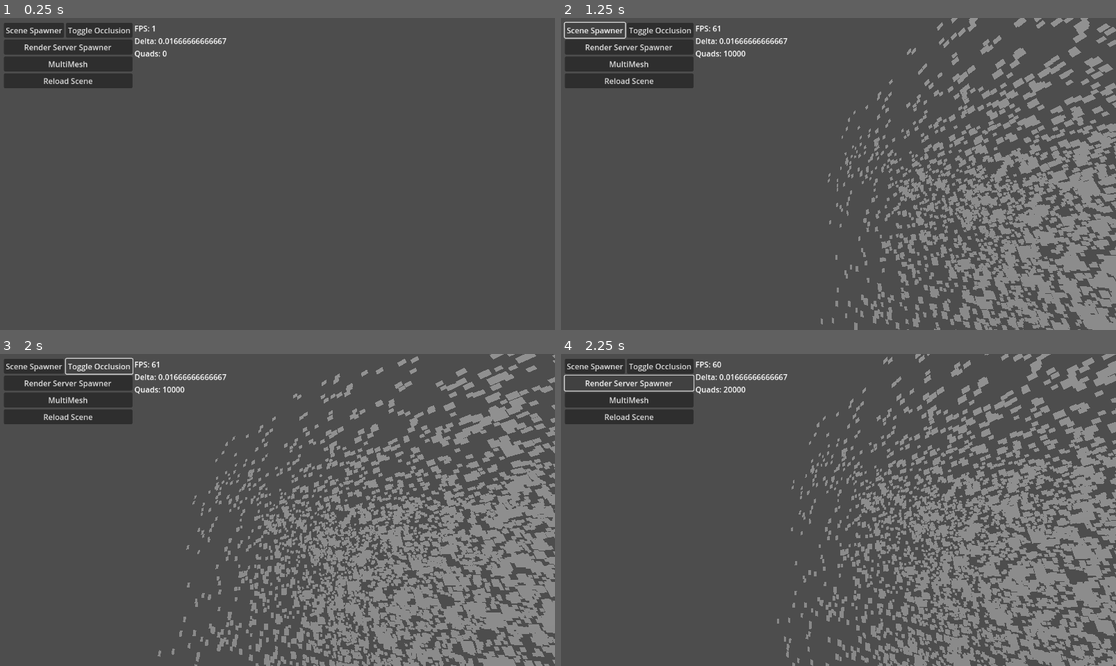
Above: before the commit, frames 1-4 (two rows, left to right).
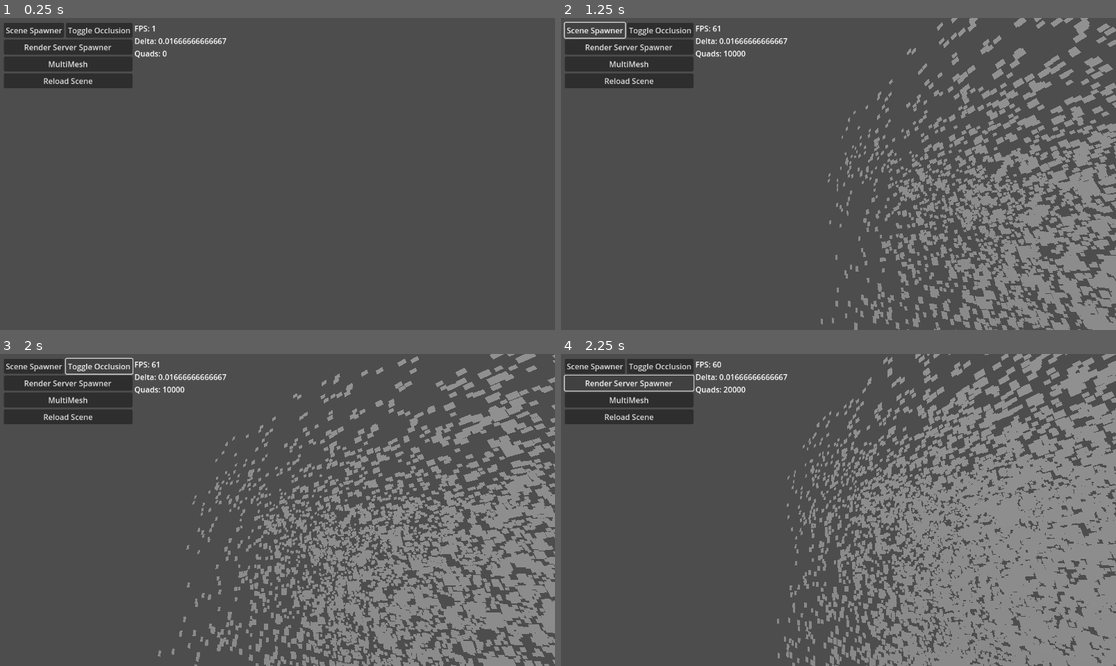
Above: after the commit, the same moments.

Repository: WickerBaskett/CS686-Benchmark
Game: Godot game, scene res://scenes/spawner.tscn
The game is run twice, just before and just after one commit, with the same random seed, the same clock (stepped at 60 frames per second) and the same inputs.
Inputs:
- Up to frame 1 (0.25 s): no input
- Up to frame 2 (1.25 s): click "Scene Spawner" at 0.5 s
- Up to frame 3 (2 s): click "Toggle Occlusion" at 1.25 s
- Up to frame 4 (2.25 s): click "Render Server Spawner" at 2 s

Frames 1-3 are identical in both runs. In frame 4, 11% of the frame differs, in the area x 39-100%, y 0-100%.

Commit message:
Got render server demo working again

Diff:
--- a/scripts/controller.gd
+++ b/scripts/controller.gd
@@ -3,7 +3,7 @@
 const MULTI_MESH := preload("res://scenes/multi_mesh.tscn")
 var mult_mesh: Node
 var mult_is_child : bool = false
-var debug_mode : bool = false
+var debug_mode: int = 0
 var paused : bool = false
 
 func _ready() -> void:
@@ -13,12 +13,15 @@
 
 func _input(event: InputEvent) -> void:
 	if event.is_action_pressed("debug_toggle"):
-		if debug_mode:
+		if (debug_mode == 0):
 			get_viewport().set_debug_draw(Viewport.DEBUG_DRAW_DISABLED)
-			debug_mode = false
+			debug_mode += 1
+		elif (debug_mode == 1):
+			get_viewport().set_debug_draw(Viewport.DEBUG_DRAW_OVERDRAW)
+			debug_mode += 1
 		else:
-			get_viewport().set_debug_draw(Viewport.DEBUG_DRAW_OVERDRAW)
-			debug_mode = true
+			get_viewport().set_debug_draw(Viewport.DEBUG_DRAW_OCCLUDERS)
+			debug_mode = 0
 	elif event.is_action_pressed("menu_toggle"):
 		if !paused:
 			Input.mouse_mode = Input.MOUSE_MODE_VISIBLE
--- a/scripts/render_server_demo.gd
+++ b/scripts/render_server_demo.gd
@@ -1,6 +1,6 @@
 extends Node3D
 
-@export var oc_scale: float = 2.5
+@export var oc_scale: float = 20.0
 
 @onready var quad = QuadMesh.new()
 var mesh_array: Array
@@ -19,68 +19,20 @@
 			# Get a random position for the current mesh
 			var pos = Vector3(randf_range(-50, 50), randf_range(-50, 50), randf_range(-50, 50))
 
-			# Create an array of the vertexes of a square mesh at
-			# the location randomized position, this is passed as a one
-			# dimensional array
-			var vert_array: Array
-			# Top Left       | Index 0
-			vert_array.push_back(int(pos.x + 1))
-			vert_array.push_back(int(pos.y + 1.0))
-			vert_array.push_back(int(pos.z))
-			# Bottom Left    | Index 1
-			vert_array.push_back(int(pos.x + 1.0))
-			vert_array.push_back(int(pos.y - 1.0))
-			vert_array.push_back(int(pos.z))
-			# Bottom Right   | Index 2
-			vert_array.push_back(int(pos.x - 1.0))
-			vert_array.push_back(int(pos.y - 1.0))
-			vert_array.push_back(int(pos.z))
-			# Top Right      | Index 3
-			vert_array.push_back(float(pos.x - 1))
-			vert_array.push_back(float(pos.y + 1))
-			vert_array.push_back(float(pos.z))
-
-			# Set up the vertex and index buffer
-			var vertices := PackedVector3Array(vert_array)
-			var indices := PackedInt32Array([0,1,2,0,2,3])
-
 			#################################################
 			# Create a mesh and add it to the Render Server #
 			#################################################
 
 			# Create a render server instance
 			var mesh_instance := RenderingServer.instance_create()
-
-			# Store instance RID to free later
 			instance_array.push_back(mesh_instance)
 
 			# Get the scenario this node is in
 			var scenario := get_world_3d().scenario
 			RenderingServer.instance_set_scenario(mesh_instance, scenario)
 
-			# Set the vertex format flag, feels like there should be a better
-			# way to find the right format bytes than digging through the source code
-			# 0x1 << 0x0 represents a Vertex Buffer
-			var format = 0x1 << 0x0
-
-			var mesh_surface: Dictionary = {}
-			# We are drawing our shape using triangles
-			mesh_surface.get_or_add("primitive", RenderingServer.PRIMITIVE_TRIANGLES)
-			#
-			mesh_surface.get_or_add("format", format)
-			# The vertex and index buffers to be drawn
-			mesh_surface.get_or_add("vertex_data", vertices)
-			mesh_surface.get_or_add("vertex_count", vertices.size())
-			mesh_surface.get_or_add("index_data", indices)
-			mesh_surface.get_or_add("index_count", indices.size())
-			# The axis aligned bounding box for our mesh
-			mesh_surface.get_or_add("aabb", AABB(pos, Vector3(2, 2, 0.5)))
-
 			# Add mesh to the viewport scenario
-			var mesh = RenderingServer.mesh_create()
-			RenderingServer.mesh_add_surface(mesh, mesh_surface)
-			mesh_array.push_back(mesh)
-
+			mesh_array.push_back(quad)
 			RenderingServer.instance_set_base(mesh_instance, mesh_array.back())
 
 			# Adjust the transform of the mesh
@@ -90,6 +42,21 @@
 			###################################
 			# Create an Occluder for the mesh #
 			###################################
+
+			# Create an array of the vertexes of a square mesh at pos
+			var vert_array: Array
+			# Top Right       | Index 0
+			vert_array.push_back(Vector3((pos.x + oc_scale), (pos.y + oc_scale), pos.z))
+			# Bottom Right    | Index 1
+			vert_array.push_back(Vector3((pos.x + oc_scale), (pos.y - oc_scale), pos.z))
+			# Bottom Left     | Index 2
+			vert_array.push_back(Vector3((pos.x - oc_scale), (pos.y - oc_scale), pos.z))
+			# Top Left        | Index 3
+			vert_array.push_back(Vector3((pos.x - oc_scale), (pos.y + oc_scale), pos.z))
+
+			# Set up the vertex and index buffer
+			var vertices := PackedVector3Array(vert_array)
+			var indices := PackedInt32Array([0,1,2,0,2,3])
 
 			# Create the occluder with proper above dimensions
 			occluder_array.push_back(RenderingServer.occluder_create())
